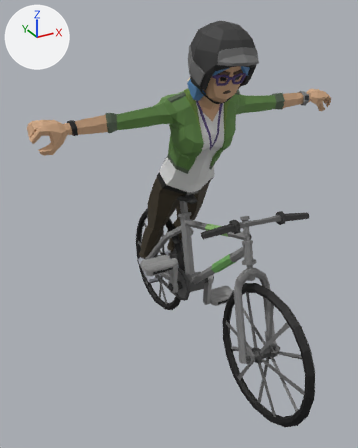
A saved change to the glTF model sets/cyclist-animation/gltf-exports/cyclist-animation/cyclist-1-animation-v1.gltf.
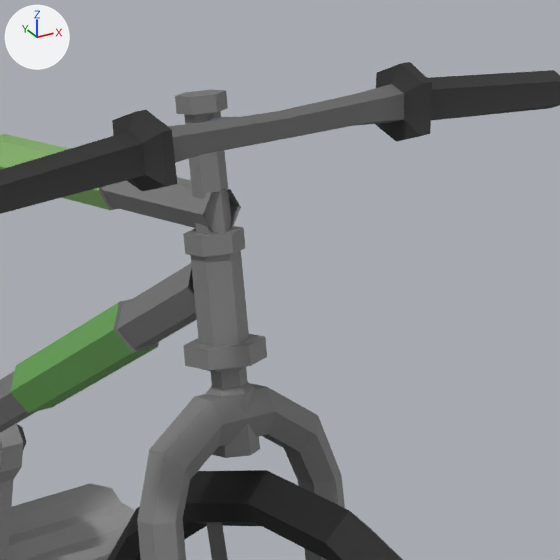
Old and new are each drawn whole from a 50 mm lens placed at (-1.356, -2.319, 2.073), pointed at (-0.065, 0.028, 0.899) and again close up on the part from 58% to 86% of the width and 45% to 67% of the height. Every picture has the same lights, and +X, +Y and +Z are marked at upper left.

The scene before the commit, as lines of its bpy script (objects in view):
```python
me_sm_veh_bike_02_combined = bpy.data.meshes.new('SM_Veh_Bike_02_Combined')
me_sm_veh_bike_02_combined.from_pydata(...)  # 1228 vertices, 2252 faces; spans x -0.26..0.44, y -1.03..0.99, z -0.02..1.11
me_sm_veh_bike_02_combined.materials.append(mat_atlas_colors)  # picture img_atlas_colors_diffuse
ob_sm_veh_bike_02_combined = bpy.data.objects.new('SM_Veh_Bike_02_Combined', me_sm_veh_bike_02_combined)
ob_sm_veh_bike_02_combined.location = (0.0, 0.0, 0.0)
```
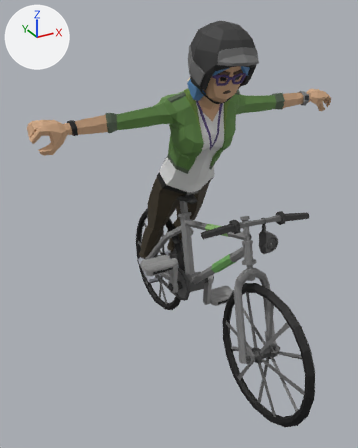
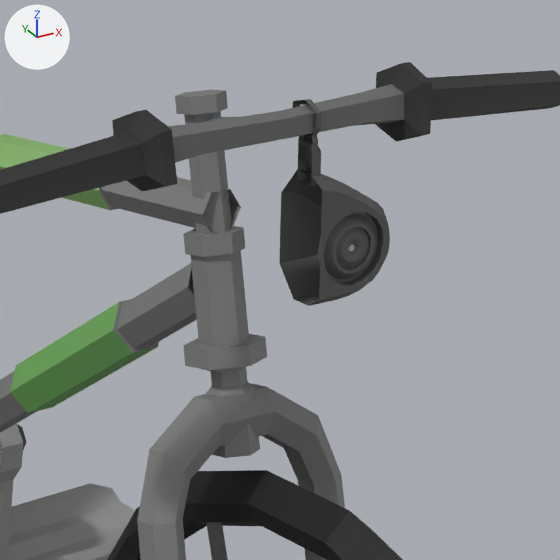
Changed parts and their boxes [x1, y1, x2, y2] in the close-ups (560 x 560 px):
'Horn', added (black): after [279, 99, 390, 306]

The edits, one by one:
Mesh me_plane_001 is new.
It has 426 vertices, 803 faces and spans x 0.132..0.225, y -0.536..-0.467, z 0.895..1.088.
It uses material mat_atlas_colors (picture img_atlas_colors_diffuse).
Object 'Horn' (ob_horn) is new; it shows me_plane_001.
Its location is (0.0, 0.0, 0.0).
